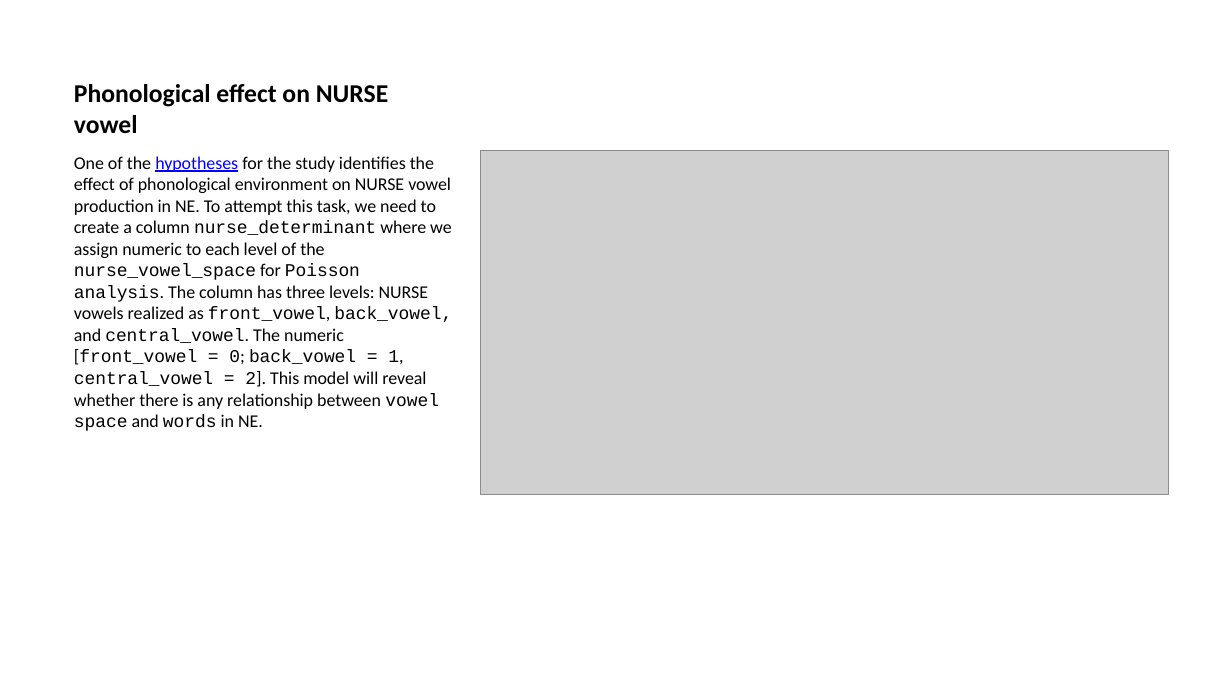
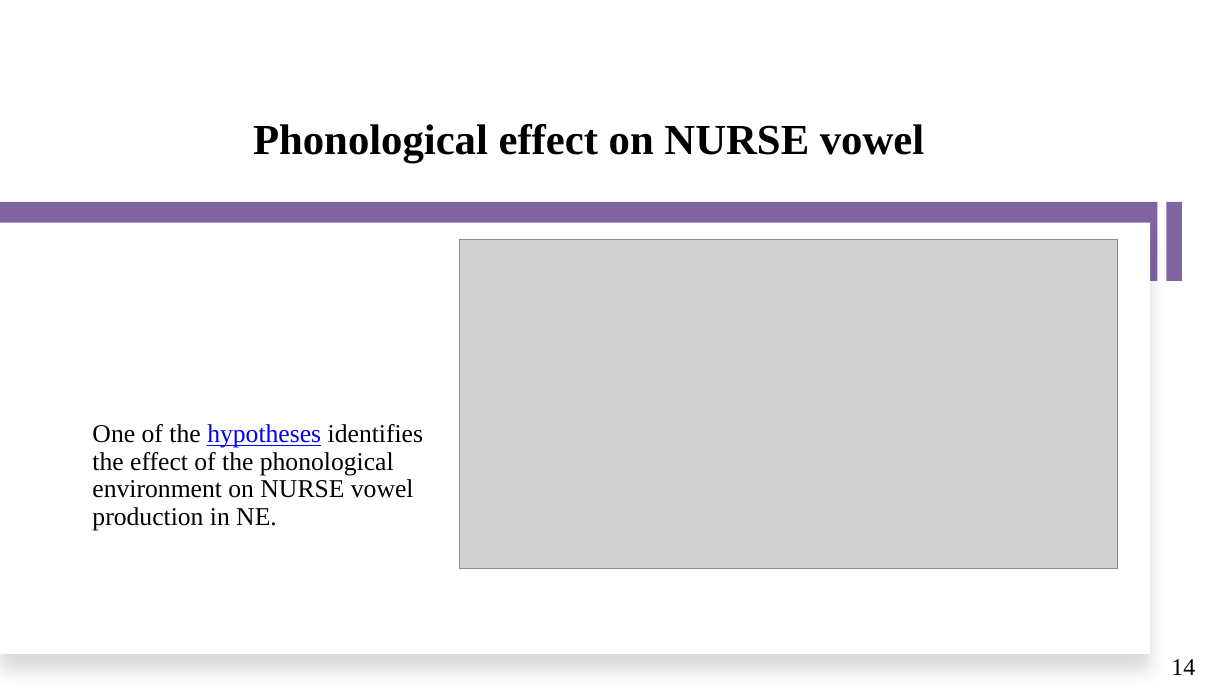
Before and after one commit to ClassOrg-Data-Sci-2024/Computational-mapping-of-NURSE-vowels-in-NE, a slide deck: slide 14 of Presentation.pptx (slide 15 before the commit). Drawn at 1232x693 pixels with LibreOffice and Linux fonts; fonts in the diff are those of the drawing; grey boxes stand for pictures. Boxes give left, top, right and bottom in pixels: in the first picture for what was removed or moved away, otherwise in the second. Text is boxed around its words. In the diff, an @@ line names an element or a change of style, - is before the commit and + after.

```diff
--- a/Presentation.pptx
+++ b/Presentation.pptx
@@ title "Phonological effect on NURSE vowel" moved from (x1=74, y1=84, x2=388, y2=134) to (x1=253, y1=124, x2=924, y2=163) @@
@@ title "Phonological effect on NURSE vowel" at (x1=253, y1=124, x2=924, y2=163): size 15 to 25 pt, font Calibri to Times New Roman; alignment left to centre; line spacing 1 to 0.9 @@
@@ rectangle added at (x1=0, y1=202, x2=1158, y2=281), fill #8064A2 @@
@@ rectangle added at (x1=1167, y1=202, x2=1181, y2=281), fill #8064A2 @@
@@ rectangle added at (x1=0, y1=223, x2=1151, y2=654), fill #FFFFFF @@
@@ picture resized from (x1=480, y1=150, x2=1168, y2=494) to (x1=460, y1=240, x2=1117, y2=569) @@
@@ text "One of the hypotheses identifies ..." at (x1=92, y1=424, x2=423, y2=531): vertical alignment top to middle @@
@@ text at (x1=92, y1=424, x2=423, y2=531): text changed; size 10.5 to 15 pt; font Calibri to Times New Roman @@
-One of the hypotheses for the study identifies the effect of phonological environment on NURSE vowel production in NE. To attempt this task, we need to create a column nurse_determinant where we assign numeric to each level of the nurse_vowel_space for Poisson analysis. The column has three levels: NURSE vowels realized as front_vowel, back_vowel, and central_vowel. The numeric [front_vowel = 0; back_vowel = 1, central_vowel = 2]. This model will reveal whether there is any relationship between vowel space and words in NE.
+One of the hypotheses identifies the effect of the phonological environment on NURSE vowel production in NE.
@@ text added at (x1=1171, y1=659, x2=1195, y2=675), 14 pt, text #000000 @@
+14
```
Also in this commit, not shown: 22 other slides changed, 1 slide added, 6 slides removed.
